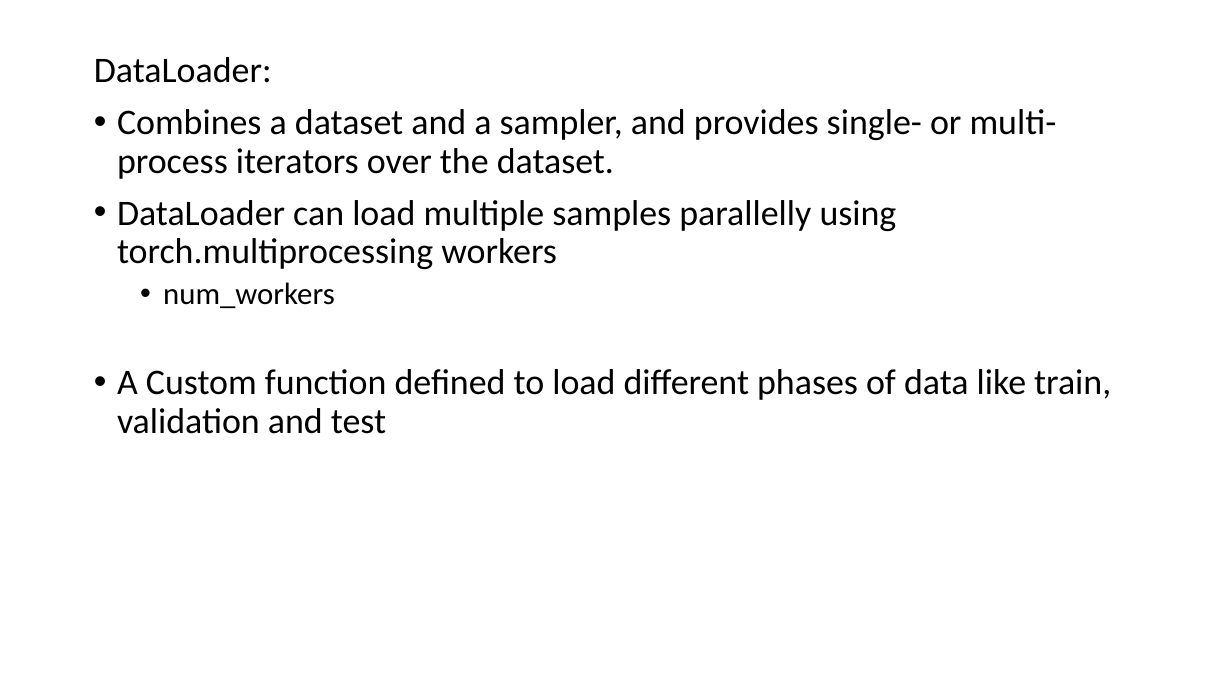
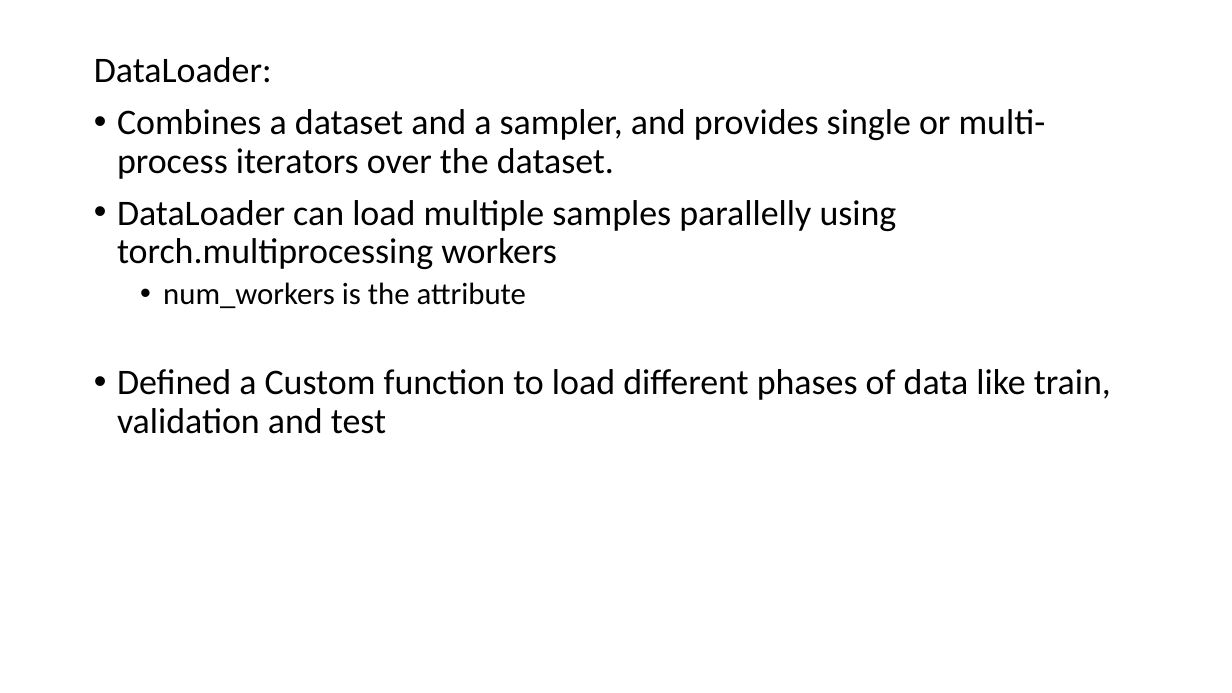
Before and after one commit to chaituValKanO/ImageClassificationUsingTransferLearning, a slide deck: slide 21 of presentation/ImageClassificationusingTransferLearning.pptx. Drawn at 1232x693 pixels with LibreOffice and Linux fonts; fonts in the diff are those of the drawing. Boxes give left, top, right and bottom in pixels: in the first picture for what was removed or moved away, otherwise in the second. Text is boxed around its words. In the diff, an @@ line names an element or a change of style, - is before the commit and + after.

```diff
--- a/presentation/ImageClassificationusingTransferLearning.pptx
+++ b/presentation/ImageClassificationusingTransferLearning.pptx
@@ text at (117,109,1046,179): text changed @@
-• Combines a dataset and a sampler, and provides single- or multi-process iterators over the dataset.
+• Combines a dataset and a sampler, and provides single or multi-process iterators over the dataset.
@@ text at (117,282,1111,434): text changed @@
-  • num_workers
-• A Custom function defined to load different phases of data like train, validation and test
+  • num_workers is the attribute
+• Defined a Custom function to load different phases of data like train, validation and test
```
Also in this commit, not shown: 9 other slides changed, 2 slides added, 1 other file.
